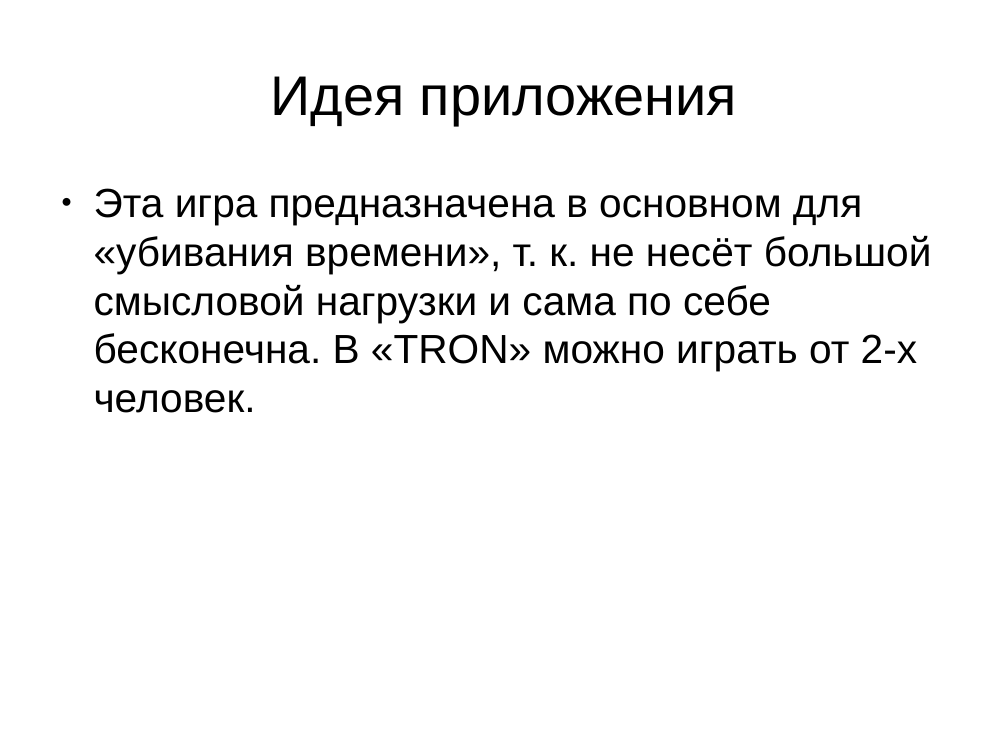
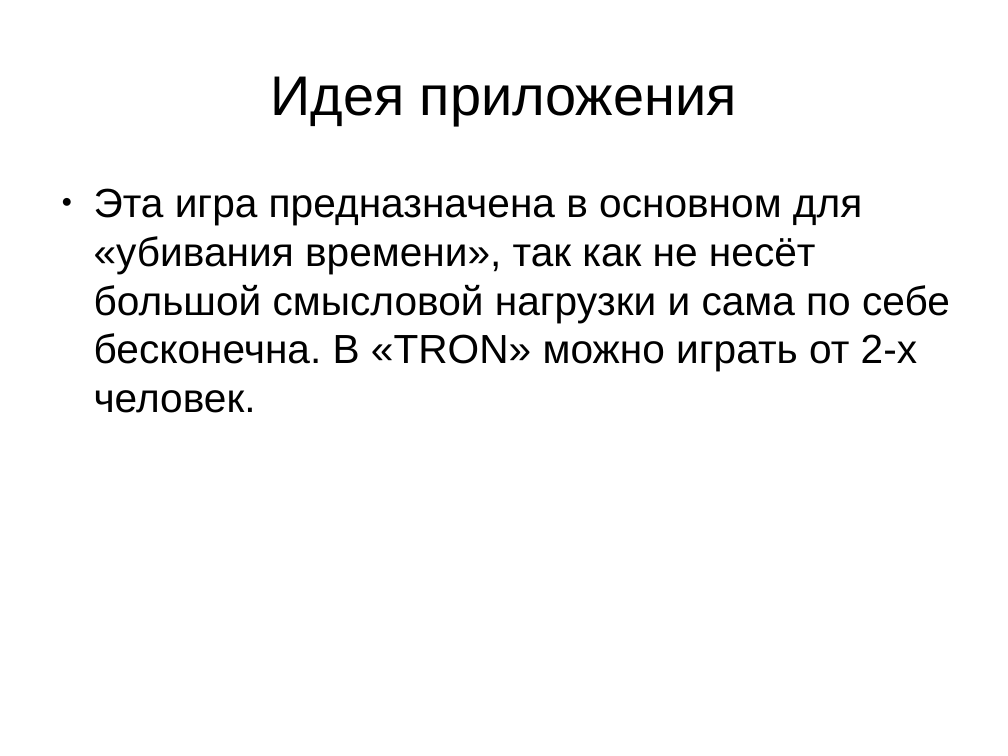
Before and after one commit to jag-k/TRON, a slide deck: slide 2 of data/Presentation.pptx. Drawn at 1008x756 pixels with LibreOffice and Linux fonts; fonts in the diff are those of the drawing. Boxes give left, top, right and bottom in pixels: in the first picture for what was removed or moved away, otherwise in the second. Text is boxed around its words. In the diff, an @@ line names an element or a change of style, - is before the commit and + after.

```diff
--- a/data/Presentation.pptx
+++ b/data/Presentation.pptx
@@ text at box(94, 188, 950, 413): text changed @@
-● Эта игра предназначена в основном для «убивания времени», т. к. не несёт большой смысловой нагрузки и сама по себе бесконечна. В «TRON» можно играть от 2-х человек.
+● Эта игра предназначена в основном для «убивания времени», так как не несёт большой смысловой нагрузки и сама по себе бесконечна. В «TRON» можно играть от 2-х человек.
```
Also in this commit, not shown: 1 other slide changed, 5 slides added, 4 slides removed, 3 other files.
